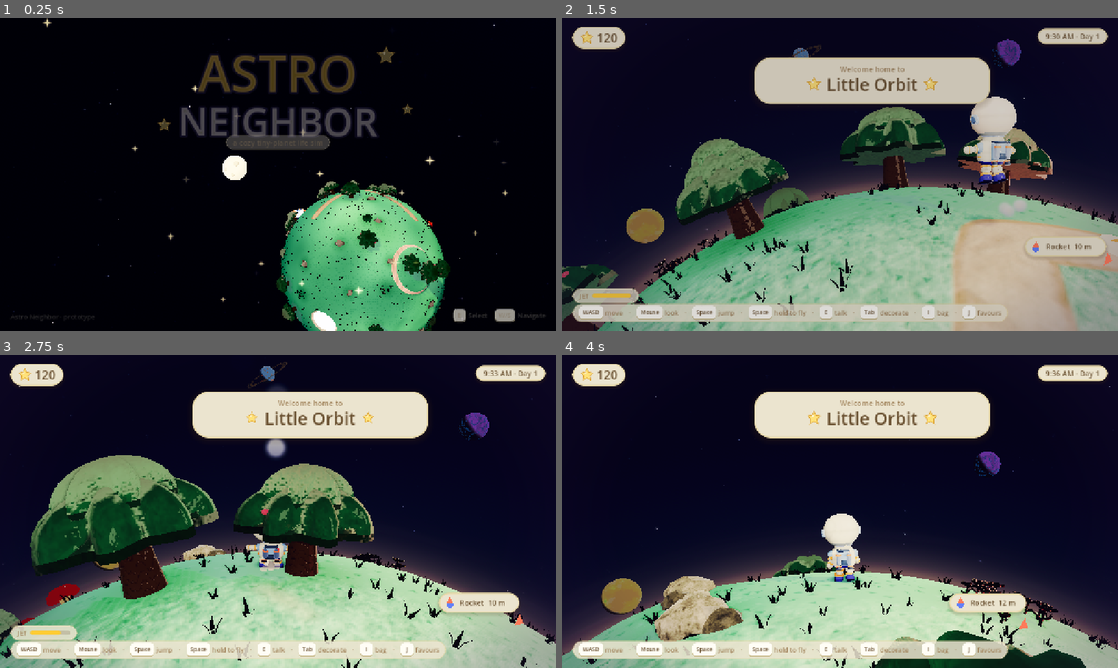
Above: before the commit, frames 1-4 (two rows, left to right).
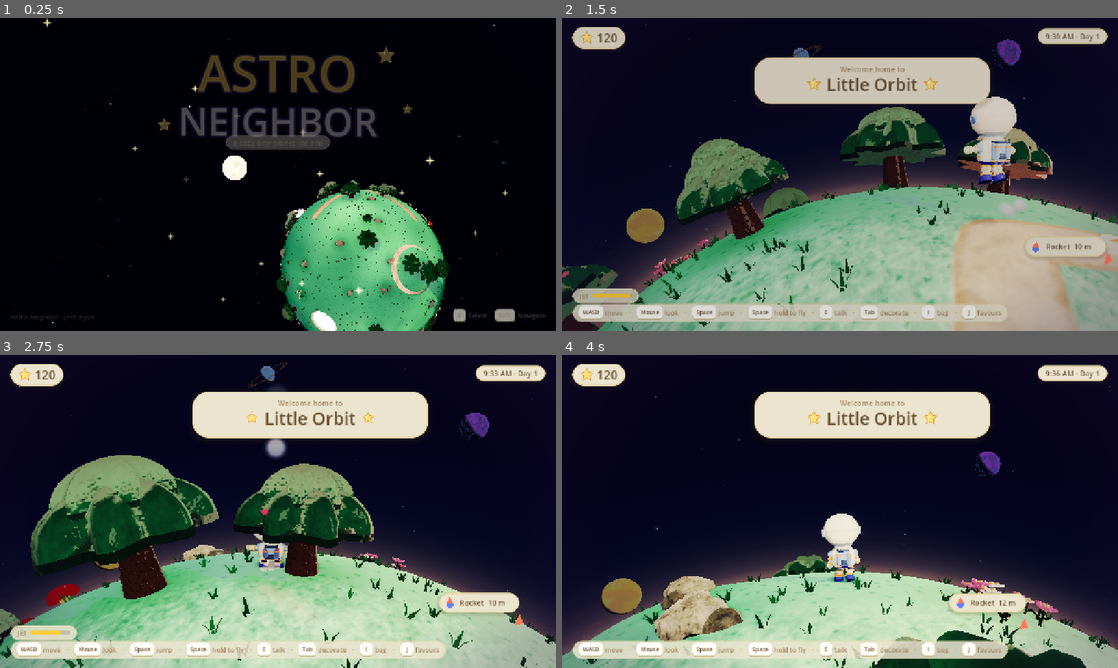
Above: after the commit, the same moments.

Repository: baglbot8/Astro-Neighbor
Game: Godot game, scene res://src/ui/title/title_screen.tscn
Same seed, same stepped clock (60 frames per second), same inputs: the game is played once before the commit and once after it.
Inputs (mouse positions are in pixels of both pictures, inside the frame that each line leads up to):
- Up to frame 1 (0.25 s): no input
- Up to frame 2 (1.5 s): click "New Game" at 0.5 s; tap Enter (ui_accept) at 1.25 s; move the mouse to (867, 174) at 1.27 s; hold W (move_forward) from 1.28 s (still down); hold Space (boost) from 1.28 s (still down); click (867, 174) at 1.42 s
- Up to frame 3 (2.75 s): keep holding W (move_forward); tap Enter (ui_accept) at 1.52, 2.27 s; move the mouse to (250, 511) at 2.02 s; release Space (boost) at 2.03 s; tap M (camera_down) at 2.1 s
- Up to frame 4 (4 s): keep holding W (move_forward); move the mouse to (851, 505) at 2.77 s; tap H (camera_left) at 2.85 s; move the mouse to (834, 517) at 3.52 s; tap L (camera_right) at 3.6 s; click (834, 517) at 3.67 s; tap Enter (ui_accept) at 3.77 s

The runs differ from the first frame. In frame 1, 0.3% of the frame differs, in the area x 50-81%, y 54-100%; in frame 2, 1.0%; in frame 3, 1.0%; in frame 4, 1.1%, in the area x 0-100%, y 67-100%.

Commit message:
Fix black grass and flowers in the web (Compatibility) build
Under the Compatibility/WebGL2 renderer a MultiMesh always reads an instance
colour attribute and multiplies it into COLOR. With use_colors off that
attribute is never supplied, so COLOR arrived as (0,0,0,0): the mesh's baked
vertex colour was wiped and every grass tuft and flower rendered as a black
silhouette. Forward+ tolerated the missing attribute, so this only showed up
in the browser build.

Enabling instance colours and writing pure white makes the multiply a no-op.
Verified: Forward+ frames are pixel-identical apart from player animation
phase; Compatibility now renders grass and flowers correctly.

Co-Authored-By: Claude Opus 5 <noreply@anthropic.com>

Diff:
--- a/src/planet/props/planet_props.gd
+++ b/src/planet/props/planet_props.gd
@@ -195,10 +195,19 @@
 	var mm := MultiMesh.new()
 	mm.transform_format = MultiMesh.TRANSFORM_3D
 	mm.use_custom_data = true
+	# WEB/COMPATIBILITY FIX. Under the Compatibility (WebGL2) renderer a MultiMesh always reads an
+	# instance-colour attribute and multiplies it into COLOR. With use_colors OFF that attribute is
+	# never supplied, so COLOR arrives as (0,0,0,0): the mesh's baked vertex colour is wiped and every
+	# grass tuft and flower rendered as a black silhouette. Forward+ ignored the missing attribute and
+	# looked fine, which is why this only ever showed up in the browser build.
+	# Enabling colours and writing pure white makes the multiply a no-op, so Forward+ is unchanged and
+	# Compatibility gets its vertex colours back. The per-instance TINT stays in custom data.
+	mm.use_colors = true
 	mm.mesh = mesh
 	mm.instance_count = xfs.size()
 	for i in xfs.size():
 		mm.set_instance_transform(i, xfs[i])
+		mm.set_instance_color(i, Color.WHITE)
 		mm.set_instance_custom_data(i, tints[i].srgb_to_linear())
 	var mmi := MultiMeshInstance3D.new()
 	mmi.multimesh = mm
